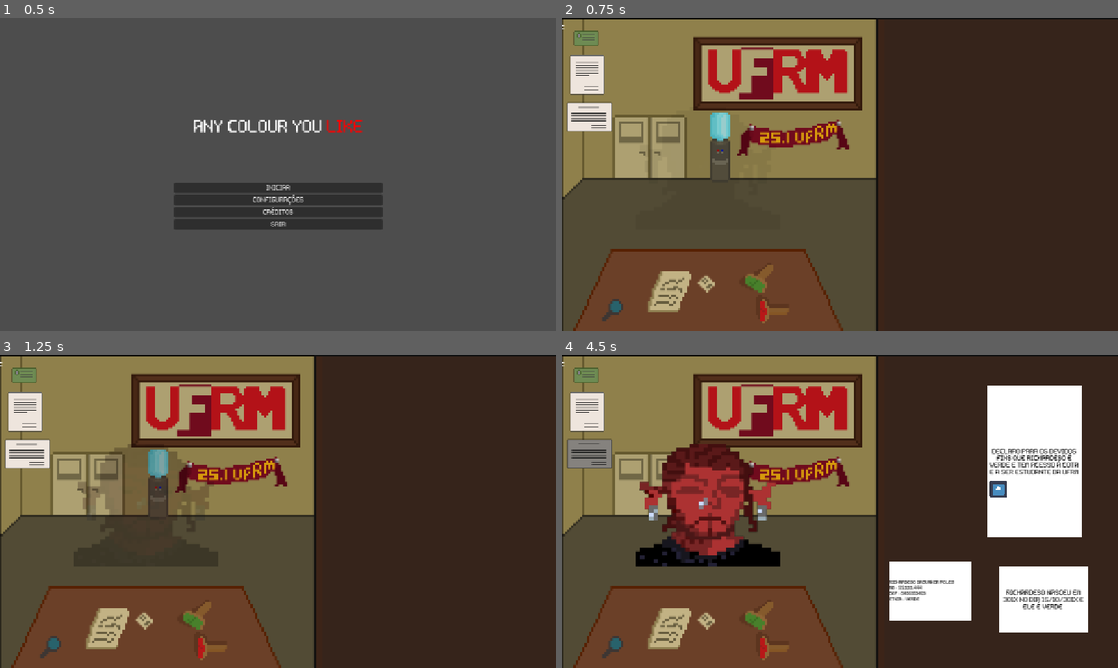
Above: before the commit, frames 1-4 (two rows, left to right).
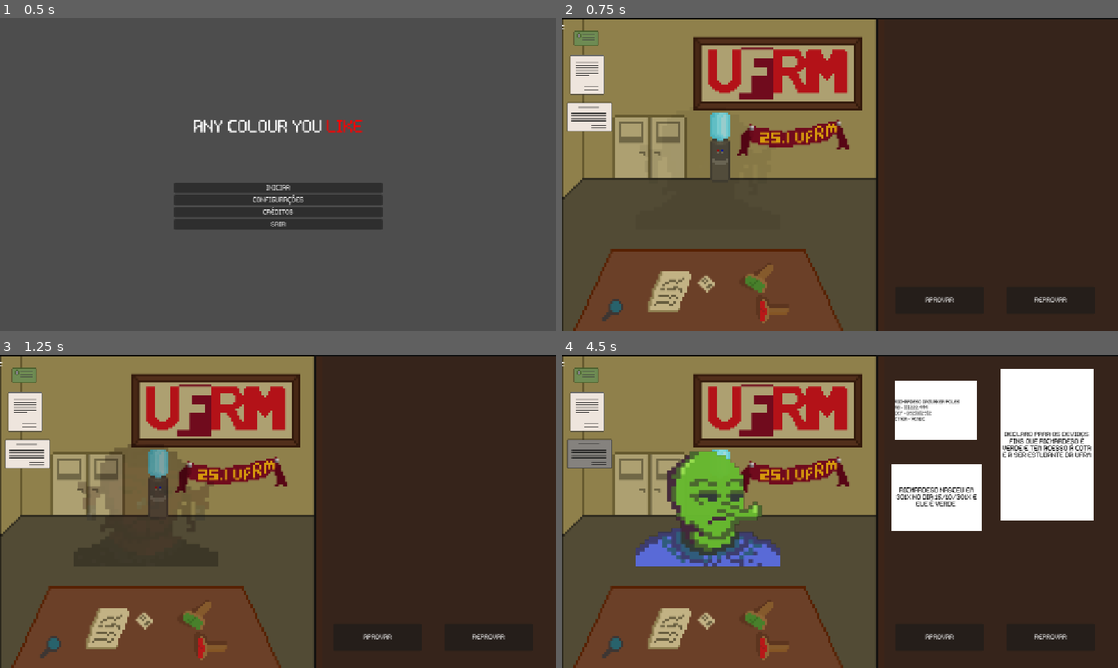
Above: after the commit, the same moments.

Repository: felipemarley/any_colour_you_like
Game: Godot game, scene res://scenes/screens/main_menu.tscn
The game is run twice, just before and just after one commit, with the same random seed, the same clock (stepped at 60 frames per second) and the same inputs. The engine's default icon, where the game draws it, is replaced by a stand-in: a white triangle on a blue panel in a dark square.
Inputs (mouse positions are in pixels of both pictures, inside the frame that each line leads up to):
- Up to frame 1 (0.5 s): no input
- Up to frame 2 (0.75 s): click "INICIAR" at 0.5 s
- Up to frame 3 (1.25 s): no input
- Up to frame 4 (4.5 s): click (940, 636) at 1.25 s, where only the run after the commit has a clickable "APROVAR"; click (1051, 636) at 2 s, where only the run after the commit has a clickable "REPROVAR"; click (589, 386) at 2.75 s; click (595, 420) at 3.5 s; click (589, 455) at 4.25 s

Frame 1 is identical in both runs. In frame 2, 0.2% of the frame differs, in the area x 65-91%, y 89-91%; in frame 3, 0.2%; in frame 4, 25%, in the area x 13-96%, y 4-91%.

Commit message:
feat:changing aliens with buttons

Diff:
--- a/scenes/screens/game.tscn
+++ b/scenes/screens/game.tscn
@@ -9,9 +9,11 @@
 [ext_resource type="Texture2D" uid="uid://dcj2lh8113veo" path="res://assets/aliens/alien-red-001.png" id="3_xrk1x"]
 [ext_resource type="Script" uid="uid://bcf3t5a7ieyuc" path="res://scripts/rg_button.gd" id="4_kauht"]
 [ext_resource type="PackedScene" uid="uid://phbd4oapfegb" path="res://scenes/components/document_declaracao.tscn" id="4_o78e0"]
+[ext_resource type="Texture2D" uid="uid://e8ho1r0t37ti" path="res://assets/aliens/alien-purple-001.png" id="4_s3n12"]
 [ext_resource type="PackedScene" uid="uid://dq4kmy5v48yay" path="res://scenes/components/document_certidao.tscn" id="5_ln6eb"]
 [ext_resource type="PackedScene" uid="uid://djkb0d0xdkvpp" path="res://scenes/components/declaracao_button.tscn" id="5_yruvw"]
 [ext_resource type="PackedScene" uid="uid://c4escptl3u4if" path="res://scenes/components/document_rg.tscn" id="6_4ji0l"]
+[ext_resource type="Texture2D" uid="uid://d5yexutdnfxx" path="res://assets/aliens/alien-yellow-001.png" id="6_thpfx"]
 [ext_resource type="Script" uid="uid://dyhceg4w7pma5" path="res://scripts/declaracao_button.gd" id="6_vsgdc"]
 [ext_resource type="PackedScene" uid="uid://bgpnodm1qguo7" path="res://scenes/components/certidao_button.tscn" id="7_ggwlb"]
 
@@ -135,6 +137,90 @@
 atlas = ExtResource("2_e0wmo")
 region = Rect2(4352, 0, 256, 256)
 
+[sub_resource type="AtlasTexture" id="AtlasTexture_en1lt"]
+atlas = ExtResource("4_s3n12")
+region = Rect2(0, 0, 320, 320)
+
+[sub_resource type="AtlasTexture" id="AtlasTexture_wpvvo"]
+atlas = ExtResource("4_s3n12")
+region = Rect2(320, 0, 320, 320)
+
+[sub_resource type="AtlasTexture" id="AtlasTexture_lo8b2"]
+atlas = ExtResource("4_s3n12")
+region = Rect2(640, 0, 320, 320)
+
+[sub_resource type="AtlasTexture" id="AtlasTexture_p63gi"]
+atlas = ExtResource("4_s3n12")
+region = Rect2(960, 0, 320, 320)
+
+[sub_resource type="AtlasTexture" id="AtlasTexture_yewq4"]
+atlas = ExtResource("4_s3n12")
+region = Rect2(1280, 0, 320, 320)
+
+[sub_resource type="AtlasTexture" id="AtlasTexture_qdvjg"]
+atlas = ExtResource("4_s3n12")
+region = Rect2(1600, 0, 320, 320)
+
+[sub_resource type="AtlasTexture" id="AtlasTexture_w57xn"]
+atlas = ExtResource("4_s3n12")
+region = Rect2(1920, 0, 320, 320)
+
+[sub_resource type="AtlasTexture" id="AtlasTexture_c4pm7"]
+atlas = ExtResource("4_s3n12")
+region = Rect2(2240, 0, 320, 320)
+
+[sub_resource type="AtlasTexture" id="AtlasTexture_ffmxj"]
+atlas = ExtResource("4_s3n12")
+region = Rect2(2560, 0, 320, 320)
+
+[sub_resource type="AtlasTexture" id="AtlasTexture_lef57"]
+atlas = ExtResource("4_s3n12")
+region = Rect2(2880, 0, 320, 320)
+
+[sub_resource type="AtlasTexture" id="AtlasTexture_0u3ur"]
+atlas = ExtResource("4_s3n12")
+region = Rect2(3200, 0, 320, 320)
+
+[sub_resource type="AtlasTexture" id="AtlasTexture_kano8"]
+atlas = ExtResource("4_s3n12")
+region = Rect2(3520, 0, 320, 320)
+
+[sub_resource type="AtlasTexture" id="AtlasTexture_hqw02"]
+atlas = ExtResource("4_s3n12")
+region = Rect2(3840, 0, 320, 320)
+
+[sub_resource type="AtlasTexture" id="AtlasTexture_uvssx"]
+atlas = ExtResource("4_s3n12")
+region = Rect2(4160, 0, 320, 320)
+
+[sub_resource type="AtlasTexture" id="AtlasTexture_m63dv"]
+atlas = ExtResource("4_s3n12")
+region = Rect2(4480, 0, 320, 320)
+
+[sub_resource type="AtlasTexture" id="AtlasTexture_6q4s3"]
+atlas = ExtResource("4_s3n12")
+region = Rect2(4800, 0, 320, 320)
+
+[sub_resource type="AtlasTexture" id="AtlasTexture_is5pm"]
+atlas = ExtResource("4_s3n12")
+region = Rect2(5120, 0, 320, 320)
+
+[sub_resource type="AtlasTexture" id="AtlasTexture_1hdjq"]
+atlas = ExtResource("4_s3n12")
+region = Rect2(5440, 0, 320, 320)
+
+[sub_resource type="AtlasTexture" id="AtlasTexture_1bbaq"]
+atlas = ExtResource("4_s3n12")
+region = Rect2(5760, 0, 320, 320)
+
+[sub_resource type="AtlasTexture" id="AtlasTexture_p0x10"]
+atlas = ExtResource("4_s3n12")
+region = Rect2(6080, 0, 320, 320)
+
+[sub_resource type="AtlasTexture" id="AtlasTexture_ecip2"]
+atlas = ExtResource("4_s3n12")
+region = Rect2(6400, 0, 320, 320)
+
 [sub_resource type="AtlasTexture" id="AtlasTexture_50tgx"]
 atlas = ExtResource("3_xrk1x")
 region = Rect2(0, 0, 256, 256)
@@ -214,6 +300,70 @@
 [sub_resource type="AtlasTexture" id="AtlasTexture_yd53y"]
 atlas = ExtResource("3_xrk1x")
 region = Rect2(4864, 0, 256, 256)
+
+[sub_resource type="AtlasTexture" id="AtlasTexture_g3145"]
+atlas = ExtResource("6_thpfx")
+region = Rect2(0, 0, 320, 320)
+
+[sub_resource type="AtlasTexture" id="AtlasTexture_lcxek"]
+atlas = ExtResource("6_thpfx")
+region = Rect2(320, 0, 320, 320)
+
+[sub_resource type="AtlasTexture" id="AtlasTexture_ocbs7"]
+atlas = ExtResource("6_thpfx")
+region = Rect2(640, 0, 320, 320)
+
+[sub_resource type="AtlasTexture" id="AtlasTexture_a3244"]
+atlas = ExtResource("6_thpfx")
+region = Rect2(960, 0, 320, 320)
+
+[sub_resource type="AtlasTexture" id="AtlasTexture_pma6y"]
+atlas = ExtResource("6_thpfx")
+region = Rect2(1280, 0, 320, 320)
+
+[sub_resource type="AtlasTexture" id="AtlasTexture_fgq76"]
+atlas = ExtResource("6_thpfx")
+region = Rect2(1600, 0, 320, 320)
+
+[sub_resource type="AtlasTexture" id="AtlasTexture_0gygd"]
+atlas = ExtResource("6_thpfx")
+region = Rect2(1920, 0, 320, 320)
+
+[sub_resource type="AtlasTexture" id="AtlasTexture_3sm5b"]
+atlas = ExtResource("6_thpfx")
+region = Rect2(2240, 0, 320, 320)
+
+[sub_resource type="AtlasTexture" id="AtlasTexture_8ys13"]
+atlas = ExtResource("6_thpfx")
+region = Rect2(2560, 0, 320, 320)
+
+[sub_resource type="AtlasTexture" id="AtlasTexture_rdbet"]
+atlas = ExtResource("6_thpfx")
+region = Rect2(2880, 0, 320, 320)
+
+[sub_resource type="AtlasTexture" id="AtlasTexture_namf3"]
+atlas = ExtResource("6_thpfx")
+region = Rect2(3200, 0, 320, 320)
+
+[sub_resource type="AtlasTexture" id="AtlasTexture_0oc5e"]
+atlas = ExtResource("6_thpfx")
+region = Rect2(3520, 0, 320, 320)
+
+[sub_resource type="AtlasTexture" id="AtlasTexture_awuum"]
+atlas = ExtResource("6_thpfx")
+region = Rect2(3840, 0, 320, 320)
+
+[sub_resource type="AtlasTexture" id="AtlasTexture_lyoxv"]
+atlas = ExtResource("6_thpfx")
+region = Rect2(4160, 0, 320, 320)
+
+[sub_resource type="AtlasTexture" id="AtlasTexture_au20n"]
+atlas = ExtResource("6_thpfx")
+region = Rect2(4480, 0, 320, 320)
+
+[sub_resource type="AtlasTexture" id="AtlasTexture_4483x"]
+atlas = ExtResource("6_thpfx")
+region = Rect2(4800, 0, 320, 320)
 
 [sub_resource type="SpriteFrames" id="SpriteFrames_yqjtg"]
 animations = [{
@@ -256,7 +406,7 @@
 }],
 "loop": true,
 "name": &"blue-01",
-"speed": 5.0
+"speed": 9.0
 }, {
 "frames": [{
 "duration": 1.0,
@@ -319,6 +469,74 @@
 }, {
 "frames": [{
 "duration": 1.0,
+"texture": SubResource("AtlasTexture_en1lt")
+}, {
+"duration": 1.0,
+"texture": SubResource("AtlasTexture_wpvvo")
+}, {
+"duration": 1.0,
+"texture": SubResource("AtlasTexture_lo8b2")
+}, {
+"duration": 1.0,
+"texture": SubResource("AtlasTexture_p63gi")
+}, {
+"duration": 1.0,
+"texture": SubResource("AtlasTexture_yewq4")
+}, {
+"duration": 1.0,
+"texture": SubResource("AtlasTexture_qdvjg")
+}, {
+"duration": 1.0,
+"texture": SubResource("AtlasTexture_w57xn")
+}, {
+"duration": 1.0,
+"texture": SubResource("AtlasTexture_c4pm7")
+}, {
+"duration": 1.0,
+"texture": SubResource("AtlasTexture_ffmxj")
+}, {
+"duration": 1.0,
+"texture": SubResource("AtlasTexture_lef57")
+}, {
+"duration": 1.0,
+"texture": SubResource("AtlasTexture_0u3ur")
+}, {
+"duration": 1.0,
+"texture": SubResource("AtlasTexture_kano8")
+}, {
+"duration": 1.0,
+"texture": SubResource("AtlasTexture_hqw02")
+}, {
+"duration": 1.0,
+"texture": SubResource("AtlasTexture_uvssx")
+}, {
+"duration": 1.0,
+"texture": SubResource("AtlasTexture_m63dv")
+}, {
+"duration": 1.0,
+"texture": SubResource("AtlasTexture_6q4s3")
+}, {
+"duration": 1.0,
+"texture": SubResource("AtlasTexture_is5pm")
+}, {
+"duration": 1.0,
+"texture": SubResource("AtlasTexture_1hdjq")
+}, {
+"duration": 1.0,
+"texture": SubResource("AtlasTexture_1bbaq")
+}, {
+"duration": 1.0,
+"texture": SubResource("AtlasTexture_p0x10")
+}, {
+"duration": 1.0,
+"texture": SubResource("AtlasTexture_ecip2")
+}],
+"loop": true,
+"name": &"purple-01",
+"speed": 9.0
+}, {
+"frames": [{
+"duration": 1.0,
 "texture": SubResource("AtlasTexture_50tgx")
 }, {
 "duration": 1.0,
@@ -381,6 +599,59 @@
 "loop": true,
 "name": &"red-01",
 "speed": 9.0
+}, {
+"frames": [{
+"duration": 1.0,
+"texture": SubResource("AtlasTexture_g3145")
+}, {
+"duration": 1.0,
+"texture": SubResource("AtlasTexture_lcxek")
+}, {
+"duration": 1.0,
+"texture": SubResource("AtlasTexture_ocbs7")
+}, {
+"duration": 1.0,
+"texture": SubResource("AtlasTexture_a3244")
+}, {
+"duration": 1.0,
+"texture": SubResource("AtlasTexture_pma6y")
+}, {
+"duration": 1.0,
+"texture": SubResource("AtlasTexture_fgq76")
+}, {
+"duration": 1.0,
+"texture": SubResource("AtlasTexture_0gygd")
+}, {
+"duration": 1.0,
+"texture": SubResource("AtlasTexture_3sm5b")
+}, {
+"duration": 1.0,
+"texture": SubResource("AtlasTexture_8ys13")
+}, {
+"duration": 1.0,
+"texture": SubResource("AtlasTexture_rdbet")
+}, {
+"duration": 1.0,
+"texture": SubResource("AtlasTexture_namf3")
+}, {
+"duration": 1.0,
+"texture": SubResource("AtlasTexture_0oc5e")
+}, {
+"duration": 1.0,
+"texture": SubResource("AtlasTexture_awuum")
+}, {
+"duration": 1.0,
+"texture": SubResource("AtlasTexture_lyoxv")
+}, {
+"duration": 1.0,
+"texture": SubResource("AtlasTexture_au20n")
+}, {
+"duration": 1.0,
+"texture": SubResource("AtlasTexture_4483x")
+}],
+"loop": true,
+"name": &"yellow-01",
+"speed": 5.0
 }]
 
 [sub_resource type="GDScript" id="GDScript_ggwlb"]
@@ -436,7 +707,7 @@
 position = Vector2(335, 345)
 scale = Vector2(1.30029, 1.10352)
 sprite_frames = SubResource("SpriteFrames_yqjtg")
-animation = &"blue-01"
+animation = &"yellow-01"
 script = ExtResource("2_ln6eb")
 
 [node name="RgButton" parent="HSplitContainer/SubViewportContainer/SubViewport" instance=ExtResource("3_0q6jn")]
@@ -466,32 +737,61 @@
 
 [node name="certidao" parent="HSplitContainer/documents" instance=ExtResource("5_ln6eb")]
 layout_mode = 1
-offset_left = 284.0
-offset_top = 486.0
-offset_right = -69.0
-offset_bottom = -81.0
+offset_left = 38.0
+offset_top = 250.0
+offset_right = -315.0
+offset_bottom = -317.0
 
 [node name="rg" parent="HSplitContainer/documents" instance=ExtResource("6_4ji0l")]
 layout_mode = 1
-offset_left = 31.0
-offset_top = 475.0
-offset_right = -338.0
-offset_bottom = -110.0
+offset_left = 44.0
+offset_top = 60.0
+offset_right = -325.0
+offset_bottom = -525.0
 document_text = "RICHARDESO DAZUAKER POLES
 RG - 111.222.444
 CEF - 0921012912
 ETNIA - VERDE"
+
+[node name="TextureRect" type="TextureRect" parent="HSplitContainer/documents/rg"]
+layout_mode = 1
+anchors_preset = 15
+anchor_right = 1.0
+anchor_bottom = 1.0
+offset_left = -105.0
+offset_top = -72.0
+offset_right = 105.0
+offset_bottom = 73.0
+grow_horizontal = 2
+grow_vertical = 2
 
 [node name="declaracao" parent="HSplitContainer/documents" instance=ExtResource("4_o78e0")]
 layout_mode = 1
 anchors_preset = 15
 anchor_right = 1.0
 anchor_bottom = 1.0
-offset_left = 258.0
-offset_top = 70.0
-offset_right = -85.0
-offset_bottom = -300.0
+offset_left = 287.0
+offset_top = 31.0
+offset_right = -56.0
+offset_bottom = -339.0
 document_text = "DECLARO PARA OS DEVIDOS FINS QUE RICHARDESO É VERDE E TEM ACESSO À COTA E A SER ESTUDANTE DA UFRM"
+
+[node name="b_aprovar" type="Button" parent="HSplitContainer/documents"]
+layout_mode = 0
+offset_left = 46.0
+offset_top = 617.0
+offset_right = 249.0
+offset_bottom = 680.0
+text = "APROVAR"
+
+[node name="b_reprovar" type="Button" parent="HSplitContainer/documents"]
+layout_mode = 0
+offset_left = 302.0
+offset_top = 617.0
+offset_right = 505.0
+offset_bottom = 680.0
+text = "REPROVAR
+"
 
 [connection signal="pressed" from="HSplitContainer/SubViewportContainer/SubViewport/RgButton" to="HSplitContainer/SubViewportContainer/SubViewport/RgButton" method="_on_pressed"]
 [connection signal="pressed" from="HSplitContainer/SubViewportContainer/SubViewport/DeclaracaoButton" to="HSplitContainer/SubViewportContainer/SubViewport/DeclaracaoButton" method="_on_pressed"]
--- a/scripts/document_scene.gd
+++ b/scripts/document_scene.gd
@@ -1,4 +1,70 @@
 extends Panel
 
-func _ready() -> void:
-	$declaracao._set_stamp(preload("res://icon.svg"))
+@onready var botao_anterior: Button = $b_aprovar
+@onready var botao_proximo: Button = $b_reprovar
+@onready var sprite: AnimatedSprite2D = get_node("../SubViewportContainer/SubViewport/et")
+
+const NOVA_CENA = "res://cenas/proxima_etapa.tscn"
+
+var animacoes_disponiveis := []
+var animacoes_restantes := []
+var animacao_atual := ""
+var trocando_animacao := false
+
+func _ready():
+	print("Painel pronto")
+
+	if botao_anterior:
+		botao_anterior.pressed.connect(_trocar_animacao)
+	else:
+		push_error("❌ Botão anterior não encontrado")
+
+	if botao_proximo:
+		botao_proximo.pressed.connect(_trocar_animacao)
+	else:
+		push_error("❌ Botão próximo não encontrado")
+
+	if sprite:
+		animacoes_disponiveis = sprite.sprite_frames.get_animation_names()
+		animacoes_restantes = animacoes_disponiveis.duplicate()
+		animacoes_restantes.shuffle()
+
+		# Exibe a primeira animação logo ao iniciar
+		animacao_atual = animacoes_restantes.pop_front()
+		print("▶️ Primeira animação (inicial):", animacao_atual)
+		sprite.play(animacao_atual)
+
+		# Aplica efeitos visuais iniciais
+		sprite.modulate.a = 0.0
+		if sprite.material and sprite.material is ShaderMaterial:
+			sprite.material.set_shader_parameter("blur_amount", 8.0)
+		sprite.elapsed = 0.0
+	else:
+		push_error("❌ AnimatedSprite2D não encontrado no caminho especificado.")
+
+func _trocar_animacao():
+	if trocando_animacao:
+		return
+	trocando_animacao = true
+
+	if not sprite:
+		trocando_animacao = false
+		return
+
+	if animacoes_restantes.is_empty():
+		print("✅ Todas as animações foram exibidas. Indo para próxima cena.")
+		get_tree().change_scene_to_file(NOVA_CENA)
+		return
+
+	var nova_animacao = animacoes_restantes.pop_front()
+	animacao_atual = nova_animacao
+	print("▶️ Nova animação:", animacao_atual)
+
+	sprite.modulate.a = 0.0
+	if sprite.material and sprite.material is ShaderMaterial:
+		sprite.material.set_shader_parameter("blur_amount", 8.0)
+	sprite.elapsed = 0.0
+	sprite.play(animacao_atual)
+
+	await get_tree().create_timer(0.2).timeout
+	trocando_animacao = false
Binary file added: assets/aliens/alien-purple-001.png
Not shown, added: assets/aliens/alien-purple-001.png.import
Binary file added: assets/aliens/alien-yellow-001.png
Not shown, added: assets/aliens/alien-yellow-001.png.import
Binary file added: assets/documents/rg-doc.png
Not shown, added: assets/documents/rg-doc.png.import
Not shown: 1 places in scenes/screens/game.tscn that only renumber resources
